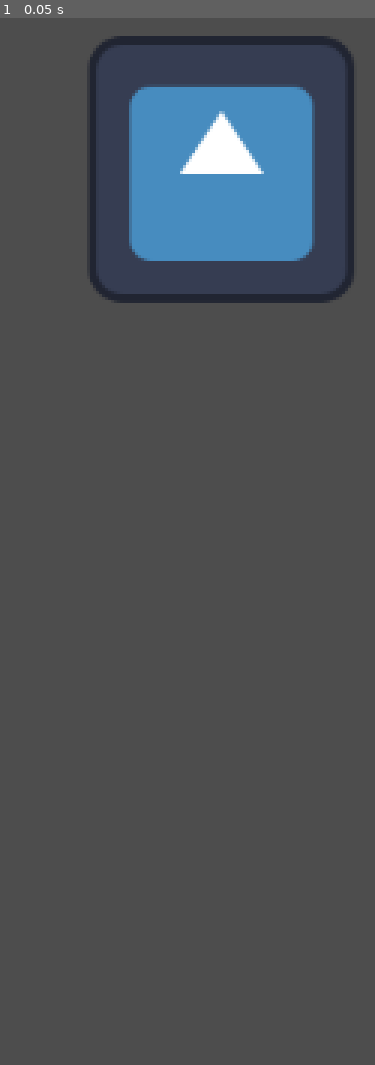
Above: before the commit, frame 1.
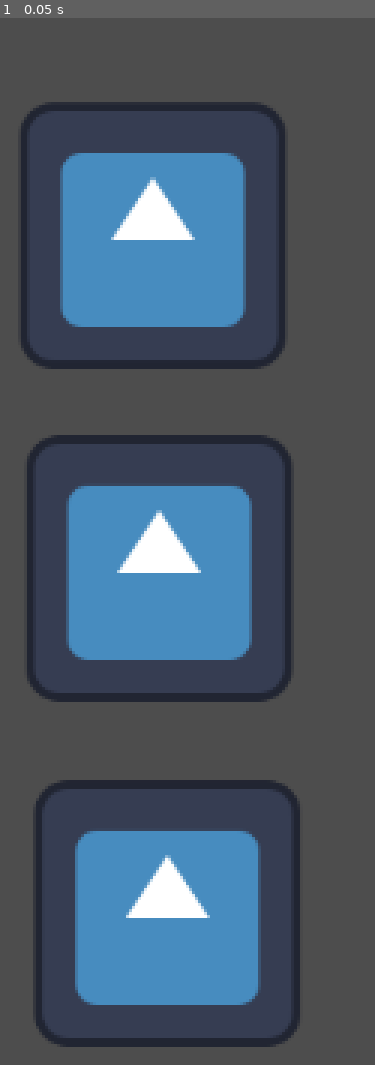
Above: after the commit, the same moment.

Repository: Lipelacarreta/investigadores_espaco
Game: Godot game, scene res://puzzle_01.tscn
Two runs of this game, one before a commit and one after it. Both use one fixed random seed, a clock stepped at 60 frames per second and the inputs below. The engine's default icon, where the game draws it, is replaced by a stand-in: a white triangle on a blue panel in a dark square.
Inputs:
- Up to frame 1 (0.05 s): no input

The runs differ from the first frame. In frame 1, 35% of the frame differs, in the area x 5-95%, y 1-99%.

Commit message:
v2
tempo e botoes

Diff:
--- /dev/null
+++ b/investigadores-do-espaço/botao_a.gd
@@ -0,0 +1,14 @@
+extends Button
+
+@export var resposta_certa: bool = false
+@export var puzzle_path: NodePath
+
+func _pressed():
+
+	var puzzle = get_node(puzzle_path)
+
+	if resposta_certa:
+		print("correto")
+	else:
+		puzzle.tempo_atual -= 30
+		print("errou -30s")
--- /dev/null
+++ b/investigadores-do-espaço/button.gd
@@ -0,0 +1,14 @@
+extends TextureButton
+
+@export var resposta_certa: bool = false
+@export var puzzle_path: NodePath
+
+func _pressed():
+
+	var puzzle = get_node(puzzle_path)
+
+	if resposta_certa:
+		print("correto")
+	else:
+		puzzle.tempo_atual -= 30
+		print("errou -30s")
--- a/investigadores-do-espaço/puzzle_01.tscn
+++ b/investigadores-do-espaço/puzzle_01.tscn
@@ -2,14 +2,35 @@
 
 [ext_resource type="Script" uid="uid://dbebcoqstid3o" path="res://puzzle_01.gd" id="1_md8hg"]
 [ext_resource type="Texture2D" uid="uid://cp1iufwv546im" path="res://icon.svg" id="1_uudgh"]
+[ext_resource type="Script" uid="uid://bwqk83he34p2h" path="res://button.gd" id="3_3gamc"]
 
 [node name="puzzle 01" type="Node2D" unique_id=536759026]
 script = ExtResource("1_md8hg")
-tempo_inicial = 4
 
-[node name="TextureButton" type="TextureButton" parent="." unique_id=198351658]
-offset_left = 80.0
-offset_top = 55.0
-offset_right = 208.0
-offset_bottom = 183.0
+[node name="A" type="TextureButton" parent="." unique_id=198351658]
+offset_left = 47.0
+offset_top = 87.0
+offset_right = 175.0
+offset_bottom = 215.0
 texture_normal = ExtResource("1_uudgh")
+script = ExtResource("3_3gamc")
+resposta_certa = true
+puzzle_path = NodePath("..")
+
+[node name="A2" type="TextureButton" parent="." unique_id=1847076564]
+offset_left = 54.0
+offset_top = 413.0
+offset_right = 182.0
+offset_bottom = 541.0
+texture_normal = ExtResource("1_uudgh")
+script = ExtResource("3_3gamc")
+puzzle_path = NodePath("..")
+
+[node name="A3" type="TextureButton" parent="." unique_id=1791655695]
+offset_left = 50.0
+offset_top = 247.0
+offset_right = 178.0
+offset_bottom = 375.0
+texture_normal = ExtResource("1_uudgh")
+script = ExtResource("3_3gamc")
+puzzle_path = NodePath("..")
Not shown, added: investigadores-do-espaço/botao_a.gd.uid
Not shown, added: investigadores-do-espaço/button.gd.uid
